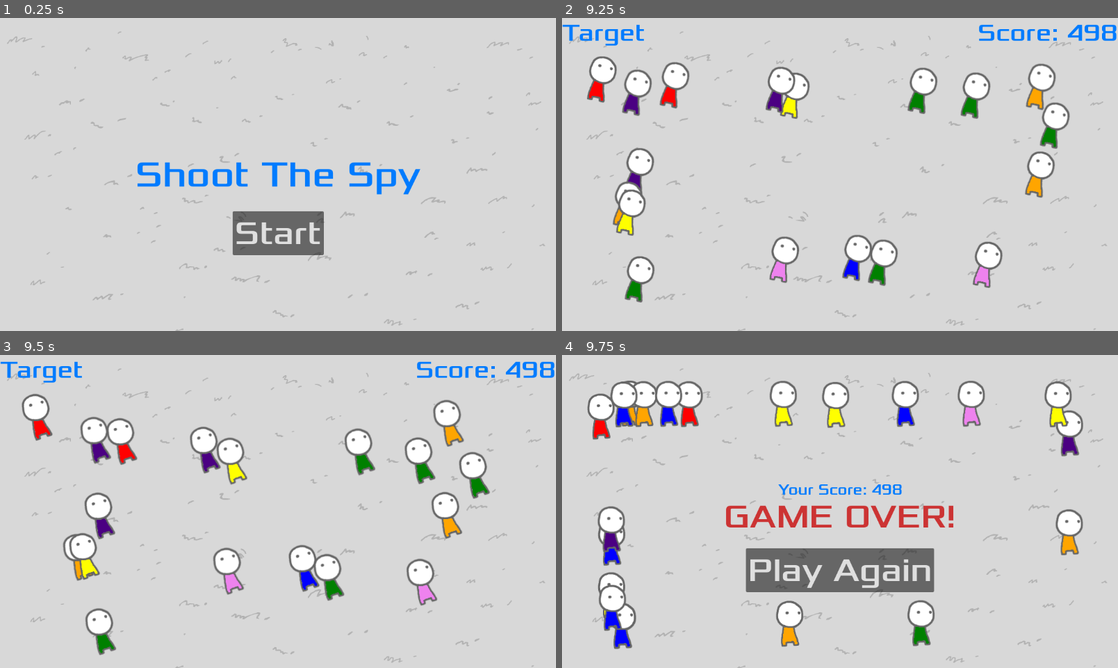
Above: before the commit, frames 1-4 (two rows, left to right).
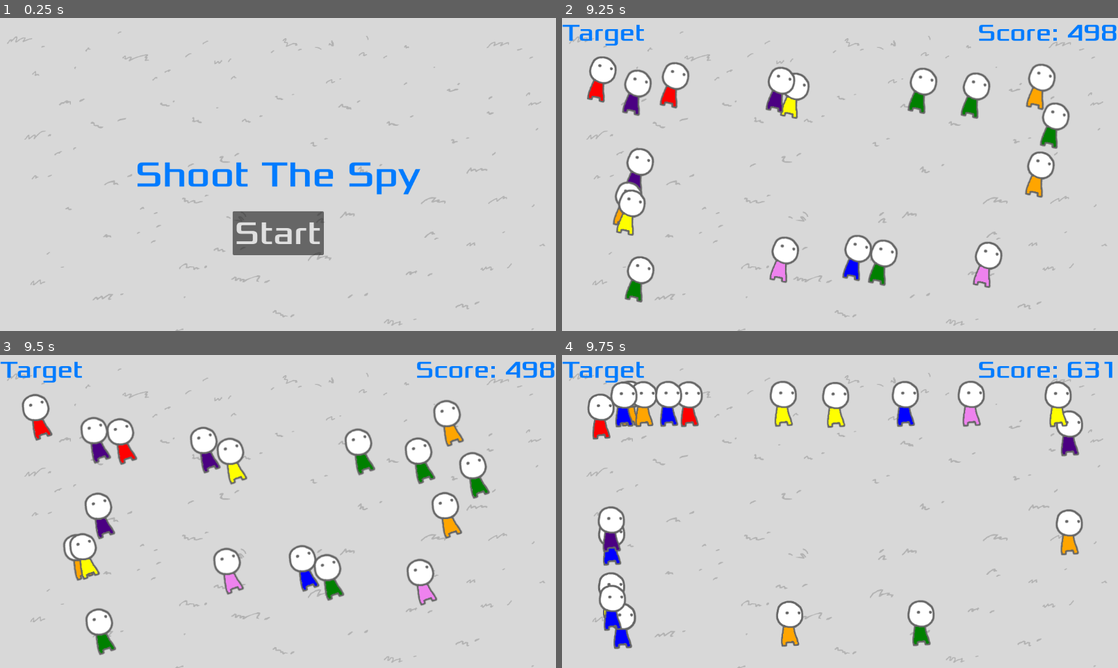
Above: after the commit, the same moments.

Repository: NDSern/Shoot-the-Spy
Game: Godot game, scene res://main.tscn
Two runs of this game, one before a commit and one after it. Both use one fixed random seed, a clock stepped at 60 frames per second and the inputs below.
Inputs (mouse positions are in pixels of both pictures, inside the frame that each line leads up to):
- Up to frame 1 (0.25 s): no input
- Up to frame 2 (9.25 s): click "Start" at 0.5 s; tap Enter at 1.25 s; move the mouse to (962, 158) at 1.27 s; click (962, 158) at 1.42 s; move the mouse to (600, 80) at 2.02 s; click (600, 80) at 2.17 s; move the mouse to (678, 252) at 2.77 s; click (678, 252) at 2.92 s; move the mouse to (600, 80) at 3.52 s; click (600, 80) at 3.67 s; move the mouse to (895, 140) at 4.27 s; click (895, 140) at 4.42 s; move the mouse to (634, 262) at 5.02 s; click (634, 262) at 5.17 s; move the mouse to (600, 80) at 5.77 s; click (600, 80) at 5.92 s; move the mouse to (840, 193) at 6.52 s; click (840, 193) at 6.67 s; move the mouse to (650, 299) at 7.27 s; click (650, 299) at 7.42 s; move the mouse to (600, 80) at 8.02 s; click (600, 80) at 8.17 s; move the mouse to (712, 190) at 8.77 s; click (712, 190) at 8.92 s
- Up to frame 3 (9.5 s): no input
- Up to frame 4 (9.75 s): move the mouse to (684, 442) at 9.52 s; click (684, 442) at 9.67 s

Frames 1-3 are identical in both runs. In frame 4, 6.5% of the frame differs, in the area x 0-99%, y 2-76%.

Commit message:
Bug fix
If the sprites of the target and non-target overlap and the player clicked them, the game freaked out.

Diff:
--- a/Main.gd
+++ b/Main.gd
@@ -4,6 +4,7 @@
 var score
 var level
 var newLevel
+var innocent = false
 var target
 var timeToShoot := 0.0
 var cursor = load("res://sprites/vien den.png")
@@ -18,13 +19,17 @@
 func _process(delta):
 	# Stopwatch using delta
 	# The faster the target is picked, the higher the score
-	if newLevel:
+	if newLevel || (newLevel && innocent):
 		var thisRoundScore = 1/timeToShoot * 100
 		score += int(thisRoundScore)
 		timeToShoot = 0
 		newLevel = false
+		innocent = false
 		$HUD.update_score(score)
 		new_round()
+	if innocent && !newLevel:
+		game_over()
+		innocent = false
 	timeToShoot += delta
 
 # Signals from packed scene
@@ -35,11 +40,11 @@
 
 func _on_target_escaped():
 	print("Target escaped")
-	game_over()
+	innocent = true
 
 func _on_wrong_target():
 	print("Shoot the wrong target")
-	game_over()
+	innocent = true
 
 func spawn_mob(avoid_target, killable):
 	# Instantiate the mob
Not shown, added: Demo.png.import
Not shown, changed: README.md
